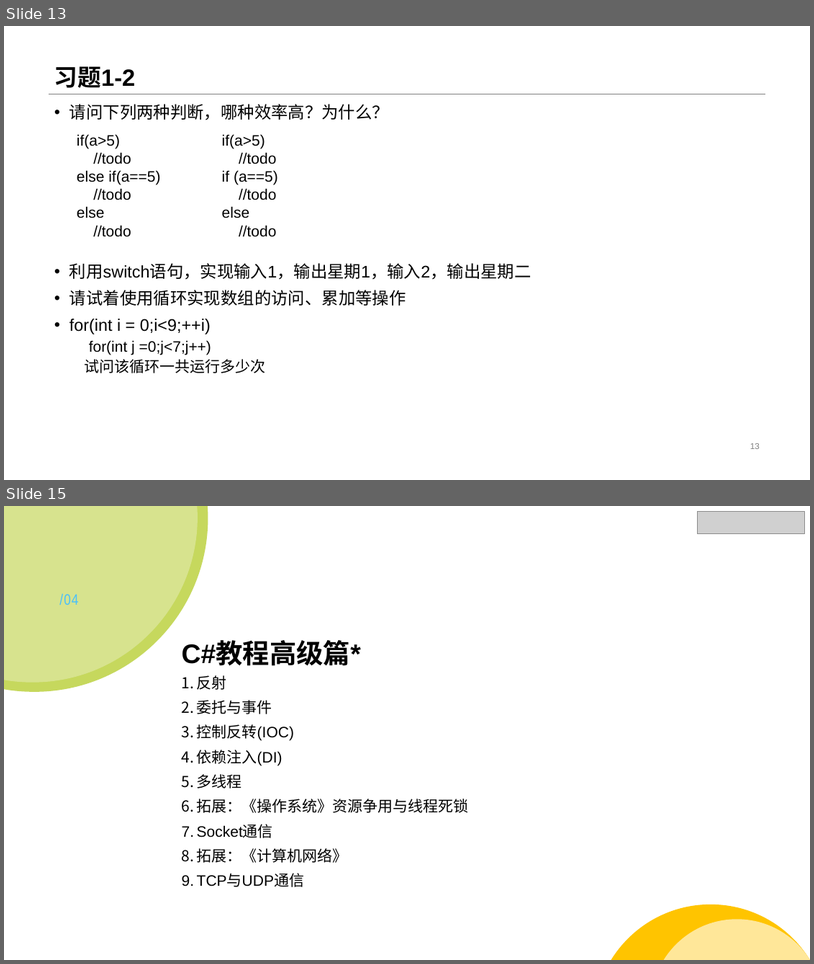
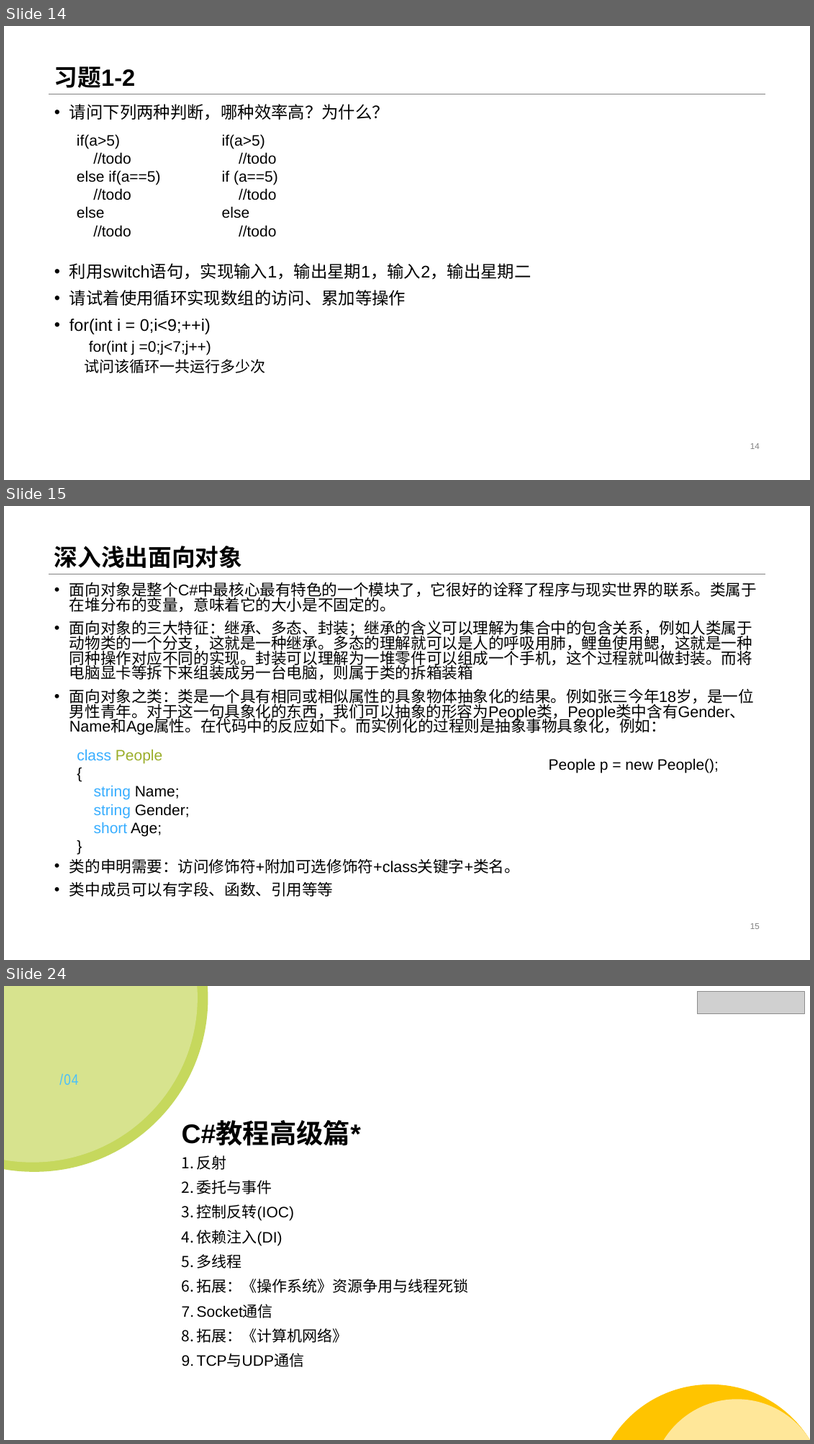
Before and after one commit to StevenEco/.NetCoreGuide, a slide deck: PPT/Microsoft Lesson.pptx. Shown one above the other, each under a label of ours: slides 13 and 15 before the commit, slides 14, 15 and 24 after it; the slides between them are not shown. The pictures are 814x964 and 814x1444 pixels, drawn with LibreOffice and Linux fonts; fonts in the diff are those of the drawing; grey boxes stand for pictures. Boxes give left, top, right and bottom in pixels: in the first picture for what was removed or moved away, otherwise in the second. Text is boxed around its words. In the diff, an @@ line names an element or a change of style, - is before the commit and + after.

```diff
--- a/PPT/Microsoft Lesson.pptx
+++ b/PPT/Microsoft Lesson.pptx
@@ slide 15 added at (4, 506, 810, 960), background #FFFFFF; not listed: 1 template element that a slide beside it also shows @@
@@ title added at (54, 546, 242, 568), 28 pt, text #000000, bold @@
+深入浅出面向对象
@@ text added at (70, 582, 757, 896), 18.5 pt, text #000000 @@
+• 面向对象是整个C#中最核心最有特色的一个模块了，它很好的诠释了程序与现实世界的联系。类属于在堆分布的变量，意味着它的大小是不固定的。
+• 面向对象的三大特征：继承、多态、封装；继承的含义可以理解为集合中的包含关系，例如人类属于动物类的一个分支，这就是一种继承。多态的理解就可以是人的呼吸用肺，鲤鱼使用鳃，这就是一种同种操作对应不同的实现。封装可以理解为一堆零件可以组成一个手机，这个过程就叫做封装。而将电脑显卡等拆下来组装成另一台电脑，则属于类的拆箱装箱
+• 面向对象之类：类是一个具有相同或相似属性的具象物体抽象化的结果。例如张三今年18岁，是一位男性青年。对于这一句具象化的东西，我们可以抽象的形容为People类，People类中含有Gender、Name和Age属性。在代码中的反应如下。而实例化的过程则是抽象事物具象化，例如：
+• 类的申明需要：访问修饰符+附加可选修饰符+class关键字+类名。
+• 类中成员可以有字段、函数、引用等等
@@ text added at (77, 749, 190, 836), 18 pt, text #38AEFF @@
+class People
+{
+string Name;
+string Gender;
+short Age;
+}
@@ text added at (549, 758, 719, 772), 18 pt, text #000000 @@
+People p = new People();
@@ page number added at (751, 923, 760, 929), 10 pt, text #808080 @@
+15
@@ what was slide 13 is now slide 14 @@
@@ page number at (751, 443, 760, 449): text changed @@
-13
+14
@@ what was slide 15 is now slide 24 @@
```
Also in this commit, not shown: 2 slides changed, 8 other slides added, 50 other files.
